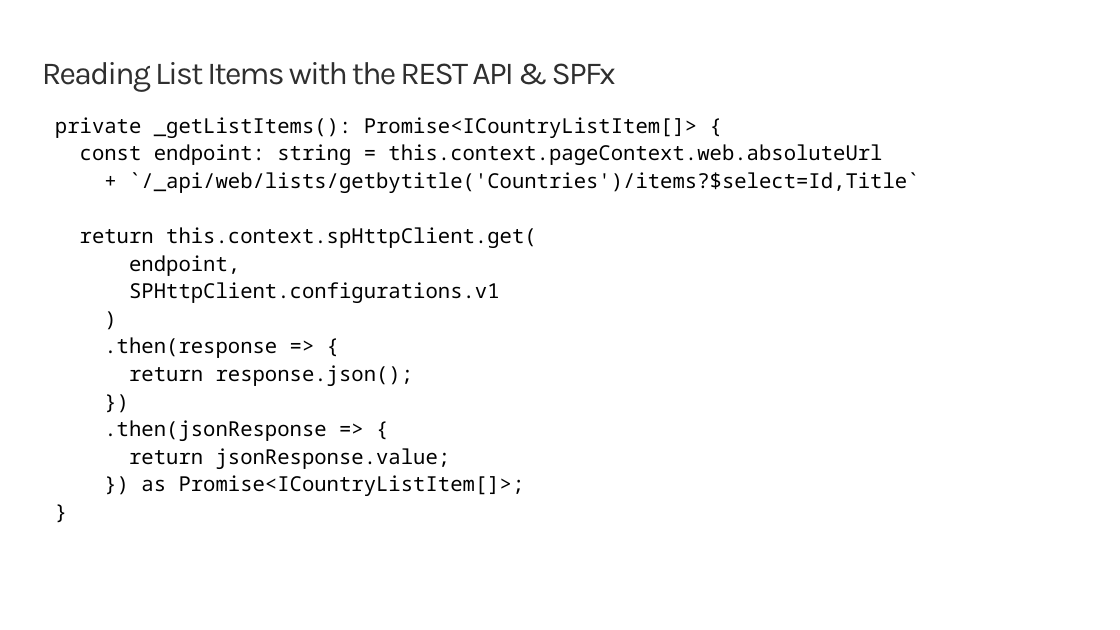
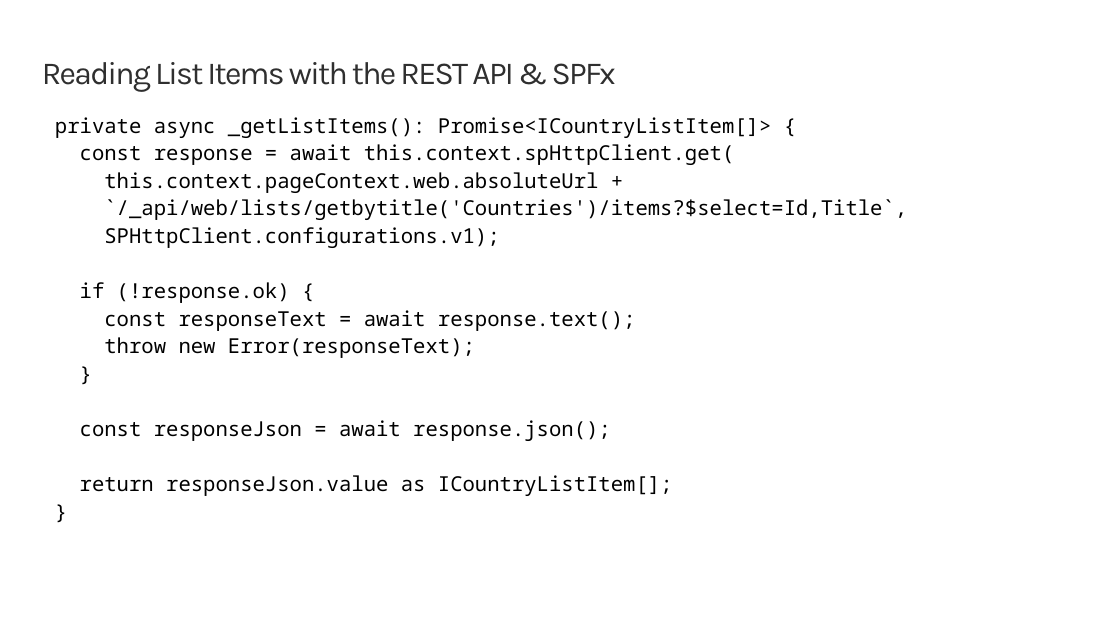
Before and after one commit to SharePoint/sp-dev-training-spfx-spcontent, a slide deck: slide 7 of 01 spfx + sp rest api.pptx. Drawn at 1120x630 pixels with LibreOffice and Linux fonts; fonts in the diff are those of the drawing; background and template pictures are left out. Boxes give left, top, right and bottom in pixels: in the first picture for what was removed or moved away, otherwise in the second. Text is boxed around its words. In the diff, an @@ line names an element or a change of style, - is before the commit and + after.

```diff
--- a/01 spfx + sp rest api.pptx
+++ b/01 spfx + sp rest api.pptx
@@ text at bbox=[55, 117, 907, 358]: text changed @@
-private _getListItems(): Promise<ICountryListItem[]> {
-const endpoint: string = this.context.pageContext.web.absoluteUrl
-+ `/_api/web/lists/getbytitle('Countries')/items?$select=Id,Title`
-return this.context.spHttpClient.get(
-endpoint,
-SPHttpClient.configurations.v1
-)
-.then(response => {
-return response.json();
-})
-.then(jsonResponse => {
-return jsonResponse.value;
-}) as Promise<ICountryListItem[]>;
+private async _getListItems(): Promise<ICountryListItem[]> {
+const response = await this.context.spHttpClient.get(
+this.context.pageContext.web.absoluteUrl +
+`/_api/web/lists/getbytitle('Countries')/items?$select=Id,Title`,
+SPHttpClient.configurations.v1);
+if (!response.ok) {
+const responseText = await response.text();
+throw new Error(responseText);
@@ text at bbox=[80, 420, 673, 496]: paragraphs added @@
+const responseJson = await response.json();
+return responseJson.value as ICountryListItem[];
+}
```
Also in this commit, not shown: 49 other files.
